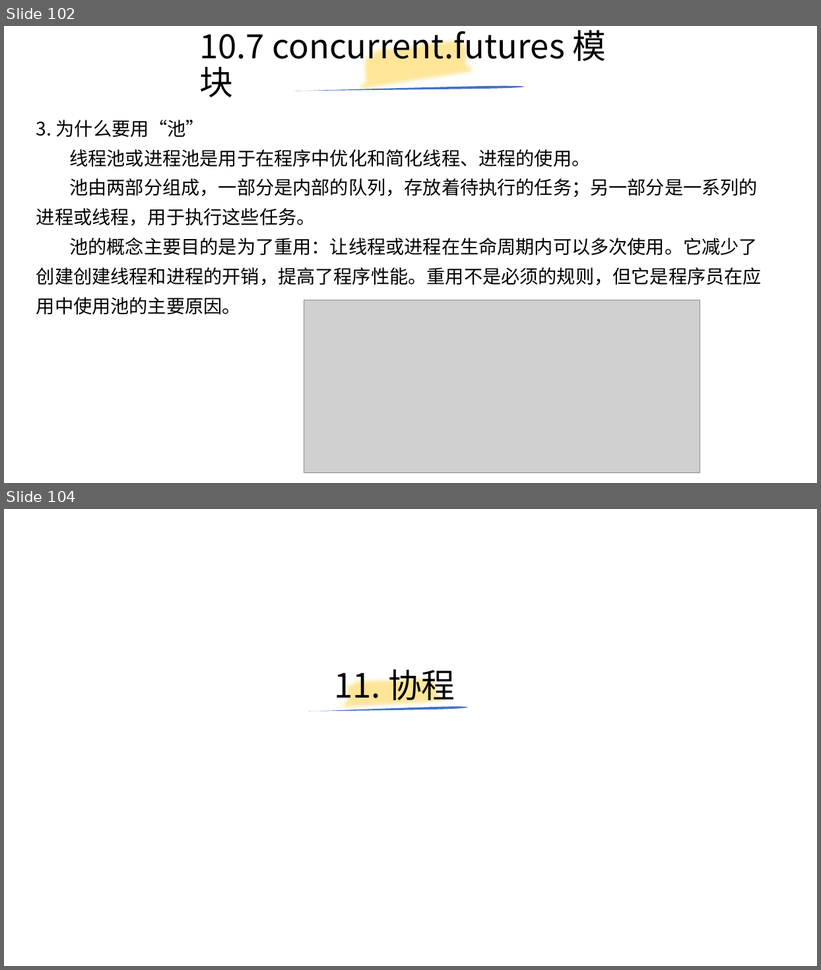
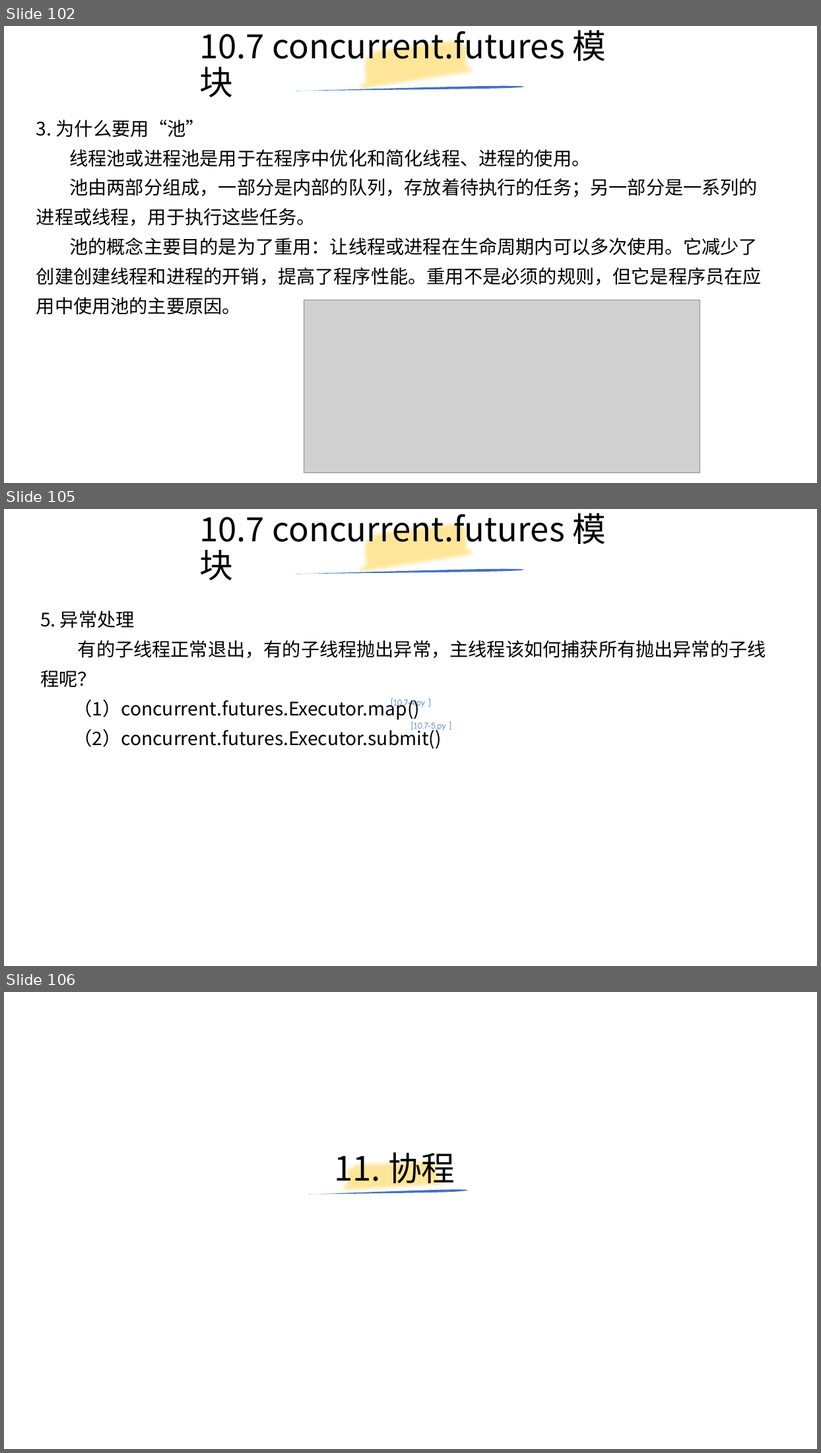
Before and after one commit to yiwenliu/CorePython, a slide deck: PPT/CorePython.pptx. Shown one above the other, each under a label of ours: slides 102 and 104 before the commit, slides 102, 105 and 106 after it; the slides between them are not shown. The pictures are 821x970 and 821x1453 pixels, drawn with LibreOffice and Linux fonts; fonts in the diff are those of the drawing; grey boxes stand for pictures. Boxes give left, top, right and bottom in pixels: in the first picture for what was removed or moved away, otherwise in the second. Text is boxed around its words. In the diff, an @@ line names an element or a change of style, - is before the commit and + after.

```diff
--- a/PPT/CorePython.pptx
+++ b/PPT/CorePython.pptx
@@ slide 105 added at (4,509,817,966), background #FFFFFF @@
@@ title added at (199,513,606,580), 39.6 pt, text #000000 @@
+10.7 concurrent.futures 模块
@@ freeform shape added at (356,509,480,590), outline #FFE699 16 pt @@
@@ freeform shape added at (294,569,524,574), fill #4472C4 @@
@@ text added at (40,611,766,749), 22 pt, text #000000 @@
+5. 异常处理
+有的子线程正常退出，有的子线程抛出异常，主线程该如何捕获所有抛出异常的子线程呢？
+（1）concurrent.futures.Executor.map()
+（2）concurrent.futures.Executor.submit()
@@ text added at (391,698,425,709), 18 pt, text #4472C4 @@
+[10.7-4.py ]
@@ text added at (411,722,446,732), 18 pt, text #4472C4 @@
+[10.7-5.py ]
@@ what was slide 104 is now slide 106 @@
```
Also in this commit, not shown: 2 slides changed, 1 other slide added, 4 other files.
